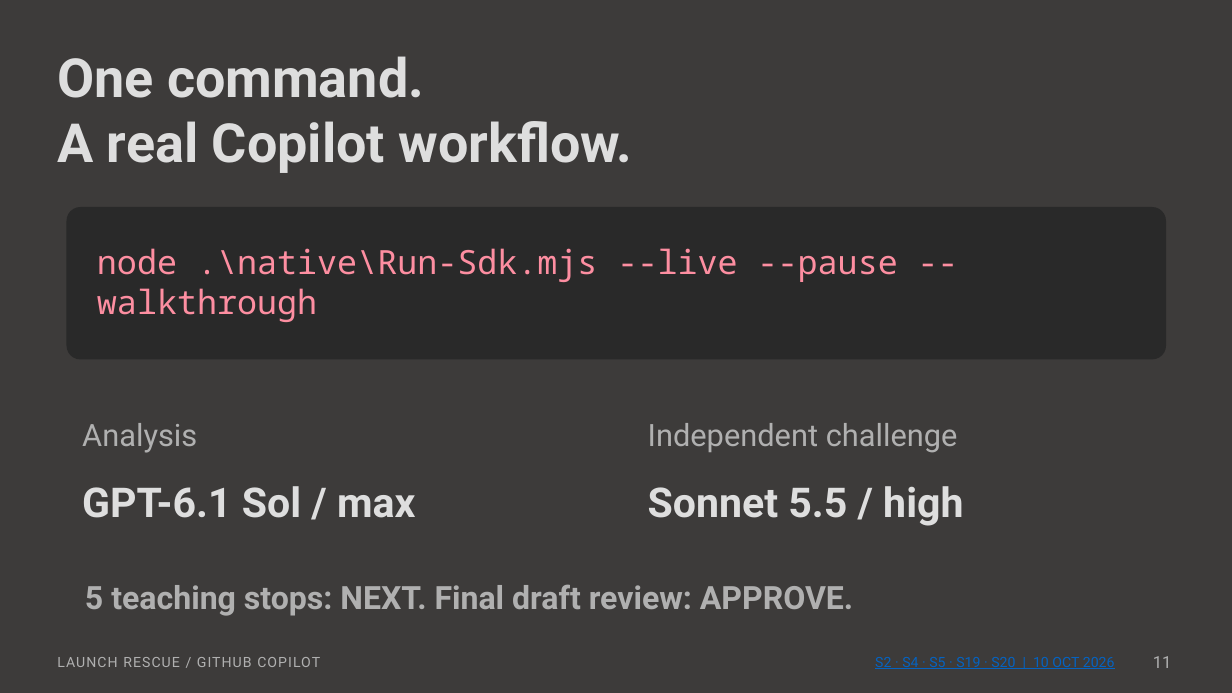
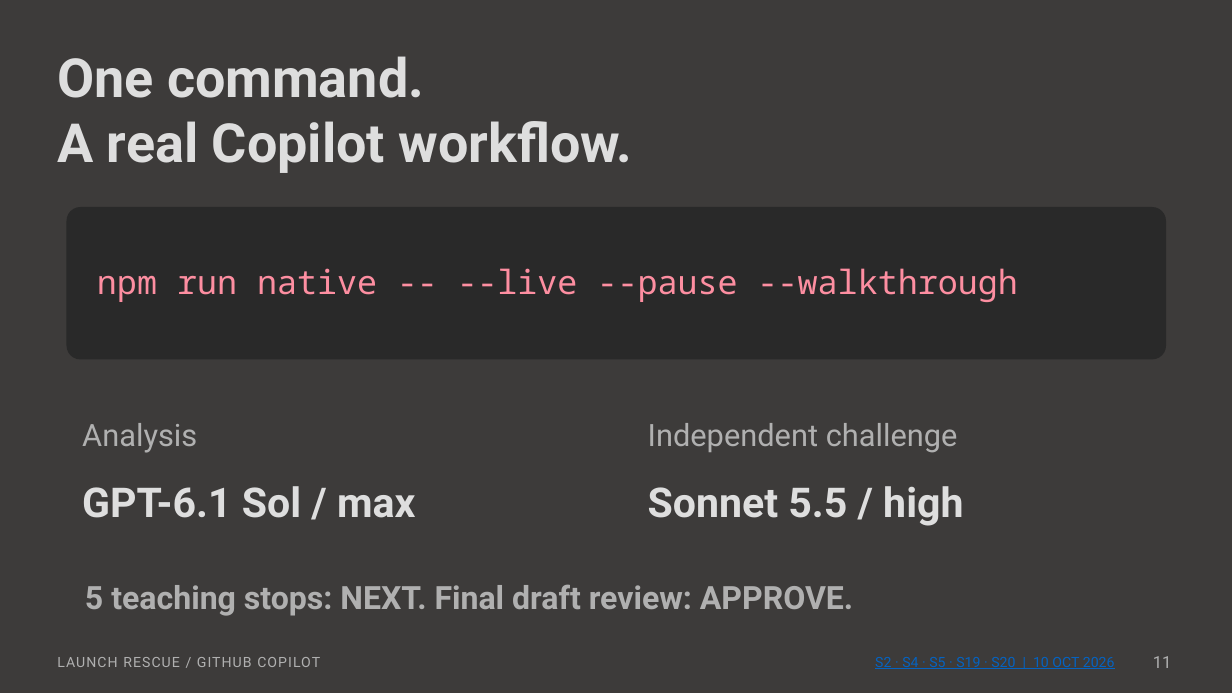
Before and after one commit to msftnadavbh/workflows, a slide deck: slide 11 of Launch-Rescue.pptx. Drawn at 1232x693 pixels with LibreOffice and Linux fonts; fonts in the diff are those of the drawing. Boxes give left, top, right and bottom in pixels: in the first picture for what was removed or moved away, otherwise in the second. Text is boxed around its words. In the diff, an @@ line names an element or a change of style, - is before the commit and + after.

```diff
--- a/Launch-Rescue.pptx
+++ b/Launch-Rescue.pptx
@@ text at <box>97,268,1018,302</box>: text changed @@
-node .\native\Run-Sdk.mjs --live --pause --walkthrough
+npm run native -- --live --pause --walkthrough
```
Also in this commit, not shown: 1 other slide changed, 9 other files.
